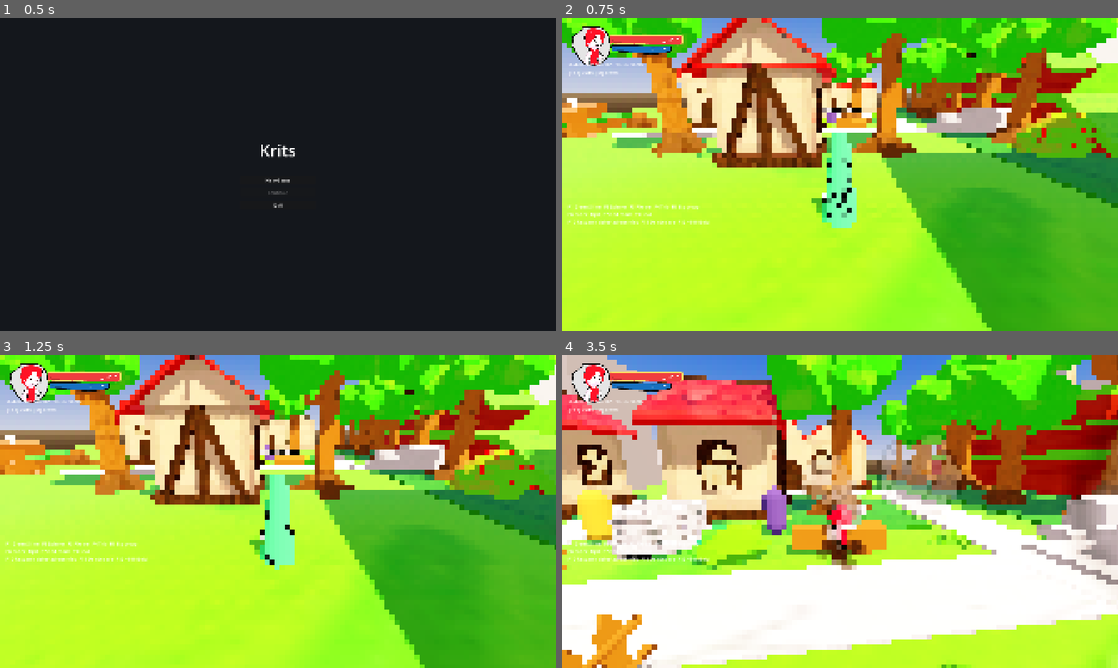
Above: before the commit, frames 1-4 (two rows, left to right).
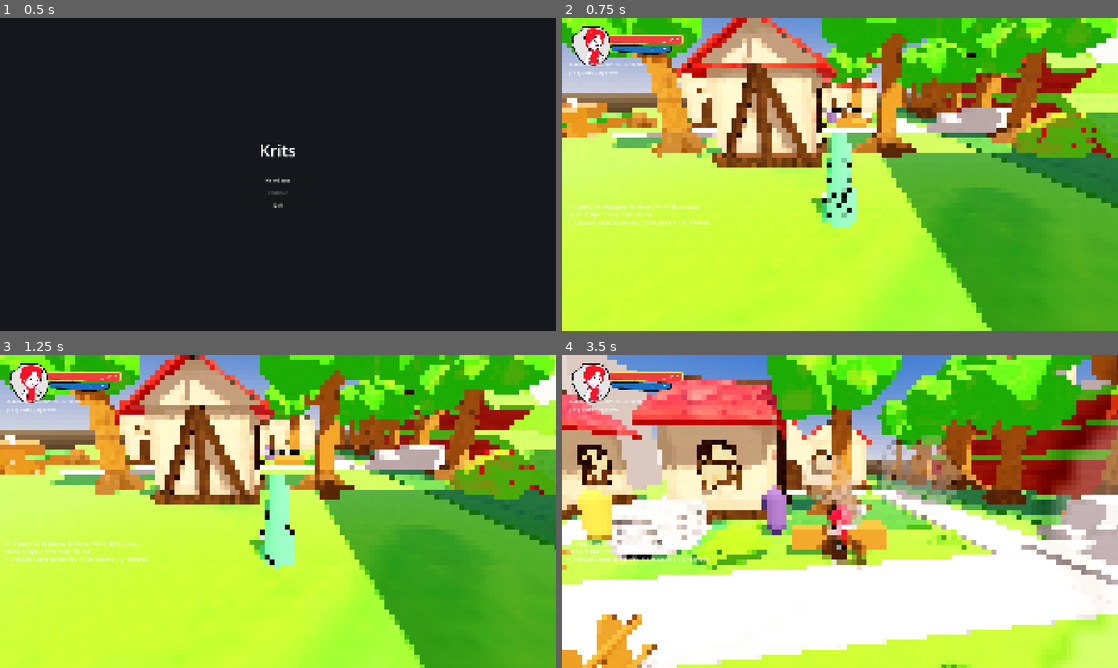
Above: after the commit, the same moments.

Repository: doggoanim/Krits
Game: Godot game, scene res://ui/main_menu.tscn
Two runs of this game, one before a commit and one after it. Both use one fixed random seed, a clock stepped at 60 frames per second and the inputs below. Sound files missing from this copy of the repository are replaced by a short silence.
Inputs (mouse positions are in pixels of both pictures, inside the frame that each line leads up to):
- Up to frame 1 (0.5 s): no input
- Up to frame 2 (0.75 s): click "New Game" at 0.5 s
- Up to frame 3 (1.25 s): no input
- Up to frame 4 (3.5 s): tap Enter at 1.25 s; move the mouse to (867, 511) at 1.27 s; hold Ctrl (crouch_pound) 1.28-2.03 s; hold W (move_forward) from 1.28 s (still down); click (867, 511) at 1.42 s; tap Space (jump) at 1.52, 2.27 s; move the mouse to (812, 511) at 2.02 s; tap E (interact) at 2.1 s; move the mouse to (851, 505) at 2.77 s; hold Shift (roll_dive) from 2.78 s (still down)

Frame 1 is identical in both runs. In frame 2, 1.3% of the frame differs, in the area x 47-100%, y 0-68%; in frame 3, 1.5%; in frame 4, 9.9%, in the area x 0-100%, y 0-100%.

Commit message:
a lot of shit

Diff:
--- a/main.tscn
+++ b/main.tscn
@@ -2,20 +2,8 @@
 
 [ext_resource type="Script" uid="uid://cejoqhktwxh7w" path="res://main.gd" id="1"]
 [ext_resource type="Resource" uid="uid://cxq5uev4mffcc" path="res://world/grass_biome_lighting.tres" id="2_0xm2m"]
-[ext_resource type="AudioStream" uid="uid://ba1q6bpnjftk2" path="res://sounds/SFX/footsteps/dirt/footsteps_dirt_1.wav" id="3_dg77c"]
-[ext_resource type="AudioStream" uid="uid://mp2vh281qvxa" path="res://sounds/SFX/footsteps/dirt/footsteps_dirt_2.wav" id="4_ycdy4"]
-[ext_resource type="AudioStream" uid="uid://bwoghgxpd2lut" path="res://sounds/SFX/footsteps/dirt/footsteps_dirt_3.wav" id="5_w48qg"]
-[ext_resource type="AudioStream" uid="uid://bcoqg8o04lpgw" path="res://sounds/SFX/footsteps/dirt/footsteps_dirt_4.wav" id="6_vivmo"]
-[ext_resource type="AudioStream" uid="uid://cd0w3t6ultw4f" path="res://sounds/SFX/footsteps/rock/footsteps_rock_1.wav" id="7_2cqfq"]
-[ext_resource type="AudioStream" uid="uid://deu7gr7b6e8p2" path="res://sounds/SFX/footsteps/rock/footsteps_rock_2.wav" id="8_yaehf"]
-[ext_resource type="AudioStream" uid="uid://0w14ahyv5kju" path="res://sounds/SFX/footsteps/rock/footsteps_rock_3.wav" id="9_074og"]
-[ext_resource type="AudioStream" uid="uid://byfcq23c12xme" path="res://sounds/SFX/footsteps/rock/footsteps_rock_4.wav" id="10_cegan"]
-[ext_resource type="AudioStream" uid="uid://bbnvdlppthw0y" path="res://sounds/SFX/footsteps/rock/footsteps_rock_5.wav" id="11_82xsv"]
-[ext_resource type="AudioStream" uid="uid://df4uh3hk3w1eo" path="res://sounds/SFX/footsteps/rock/footsteps_rock_6.wav" id="12_getpj"]
 
 [node name="Main" type="Node3D" unique_id=1201764531]
 script = ExtResource("1")
 env_config = ExtResource("2_0xm2m")
 pixelate_size = 3.0
-footstep_sfx_dirt = Array[AudioStream]([ExtResource("3_dg77c"), ExtResource("4_ycdy4"), ExtResource("5_w48qg"), ExtResource("6_vivmo")])
-footstep_sfx_rock = Array[AudioStream]([ExtResource("7_2cqfq"), ExtResource("8_yaehf"), ExtResource("9_074og"), ExtResource("10_cegan"), ExtResource("11_82xsv"), ExtResource("12_getpj")])
--- a/world/grass_biome_lighting.tres
+++ b/world/grass_biome_lighting.tres
@@ -5,7 +5,8 @@
 
 [resource]
 script = ExtResource("1_v032n")
+sun_energy = 1.2
 brightness = 0.83
 contrast = 1.15
-saturation = 1.115
+saturation = 1.0
 color_correction_lut = ExtResource("1_q3pbs")
--- a/world/hometown.tscn
+++ b/world/hometown.tscn
@@ -196,29 +196,29 @@
 [node name="grass_terrain4" parent="Terrain" unique_id=1789673588 instance=ExtResource("2_256to")]
 transform = Transform3D(5.225, 0, 0, 0, 0.15999995, 0, 0, 0, 18.425707, 35, 5.4, -15.6)
 
-[node name="nocol_rock_terrain2" parent="Terrain" unique_id=1613932025 instance=ExtResource("25_3y8fk")]
-transform = Transform3D(6.9000006, 0, 0, 0, 0.050000012, 0, 0, 0, 1.3199999, 7, 0, -15.882292)
-
-[node name="nocol_rock_terrain3" parent="Terrain" unique_id=1828147578 instance=ExtResource("25_3y8fk")]
-transform = Transform3D(6.9000006, 0, 0, 0, 0.050000012, 0, 0, 0, 1.3199999, 7, 0, -1.4800005)
-
-[node name="nocol_rock_terrain10" parent="Terrain" unique_id=1273698837 instance=ExtResource("25_3y8fk")]
-transform = Transform3D(1.2420001, 0, 0, 0, 0.050000012, 0, 0, 0, 2.376, 4.516, 0, 2.2230291)
-
-[node name="nocol_rock_terrain8" parent="Terrain" unique_id=1438219287 instance=ExtResource("25_3y8fk")]
-transform = Transform3D(4.1400003, 0, 0, 0, 0.050000012, 0, 0, 0, 1.3199999, -6.6571712, 0, 0.5199995)
-
-[node name="nocol_rock_terrain9" parent="Terrain" unique_id=2032415667 instance=ExtResource("25_3y8fk")]
-transform = Transform3D(1.656, 0, 0, 0, 0.050000012, 0, 0, 0, 0.792, -4.1863136, 0, -1.5756259)
-
-[node name="nocol_rock_terrain4" parent="Terrain" unique_id=923290094 instance=ExtResource("25_3y8fk")]
-transform = Transform3D(-3.7287657e-07, 0, -1.3199999, 0, 0.050000012, 0, 8.530422, 0, -5.769903e-08, -1.2073469, 0, -8.690684)
-
-[node name="nocol_rock_terrain5" parent="Terrain" unique_id=1908201923 instance=ExtResource("25_3y8fk")]
-transform = Transform3D(-3.7287657e-07, 0, -1.3199999, 0, 0.050000012, 0, 8.530422, 0, -5.769903e-08, 15.206328, 0, -8.690683)
-
 [node name="rock_terrain3" parent="Terrain" unique_id=2083804871 instance=ExtResource("26_lybmh")]
 transform = Transform3D(1.5, 0, 0, 0, 1, 0, 0, 0, 1.98, 21.4, 1, -1.386)
+
+[node name="rock_terrain16" parent="Terrain" unique_id=2059632822 instance=ExtResource("26_lybmh")]
+transform = Transform3D(6.9000006, 0, 0, 0, 0.050000012, 0, 0, 0, 1.3199999, 7, 0, -15.882292)
+
+[node name="rock_terrain10" parent="Terrain" unique_id=231472181 instance=ExtResource("26_lybmh")]
+transform = Transform3D(-3.728766e-07, 0, -1.3199999, 0, 0.050000012, 0, 8.530422, 0, -5.769903e-08, 15.206, 0, -8.691)
+
+[node name="rock_terrain15" parent="Terrain" unique_id=680288572 instance=ExtResource("26_lybmh")]
+transform = Transform3D(1.2420001, 0, 0, 0, 0.050000012, 0, 0, 0, 2.376, 4.516, 0, 2.2230291)
+
+[node name="rock_terrain11" parent="Terrain" unique_id=1658310632 instance=ExtResource("26_lybmh")]
+transform = Transform3D(6.9000006, 0, 0, 0, 0.050000012, 0, 0, 0, 1.3199999, 7, 0, -1.4800005)
+
+[node name="rock_terrain12" parent="Terrain" unique_id=693846102 instance=ExtResource("26_lybmh")]
+transform = Transform3D(-3.728766e-07, 0, -1.3199999, 0, 0.050000012, 0, 8.530422, 0, -5.769903e-08, -1.2073469, 0, -8.690684)
+
+[node name="rock_terrain13" parent="Terrain" unique_id=1488257694 instance=ExtResource("26_lybmh")]
+transform = Transform3D(1.656, 0, 0, 0, 0.050000012, 0, 0, 0, 0.792, -4.1863136, 0, -1.5756259)
+
+[node name="rock_terrain14" parent="Terrain" unique_id=235425027 instance=ExtResource("26_lybmh")]
+transform = Transform3D(4.1400003, 0, 0, 0, 0.050000012, 0, 0, 0, 1.3199999, -6.6571712, 0, 0.5199995)
 
 [node name="rock_terrain4" parent="Terrain" unique_id=1003991270 instance=ExtResource("26_lybmh")]
 transform = Transform3D(1.2, 0, 0, 0, 0.36999992, 0, 0, 0, 1.1880001, 18.699999, 0.3, -1.9860001)
